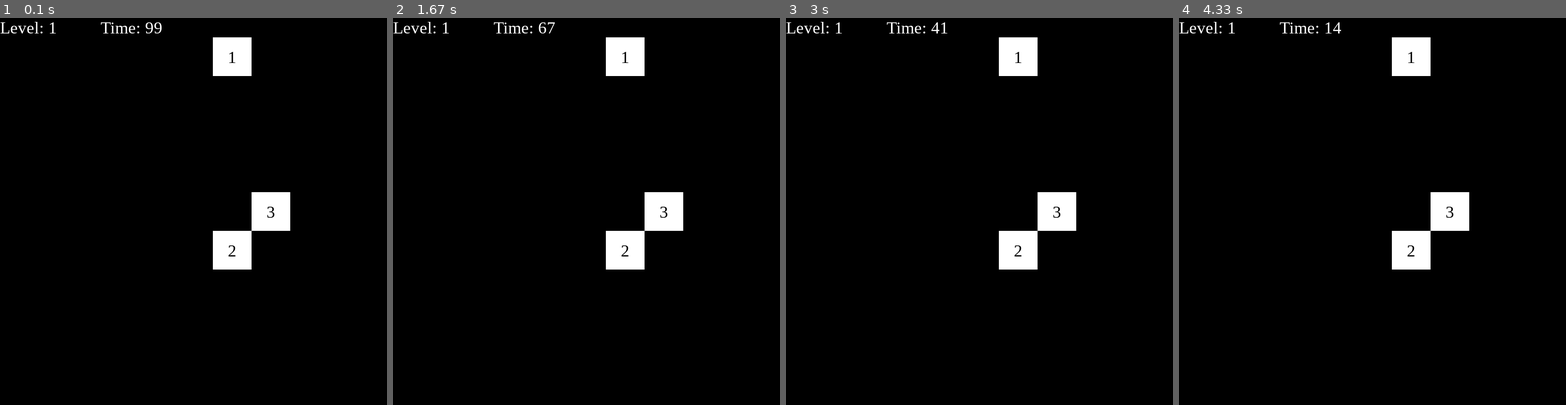
Above: before the commit, frames 1-4 (left to right).
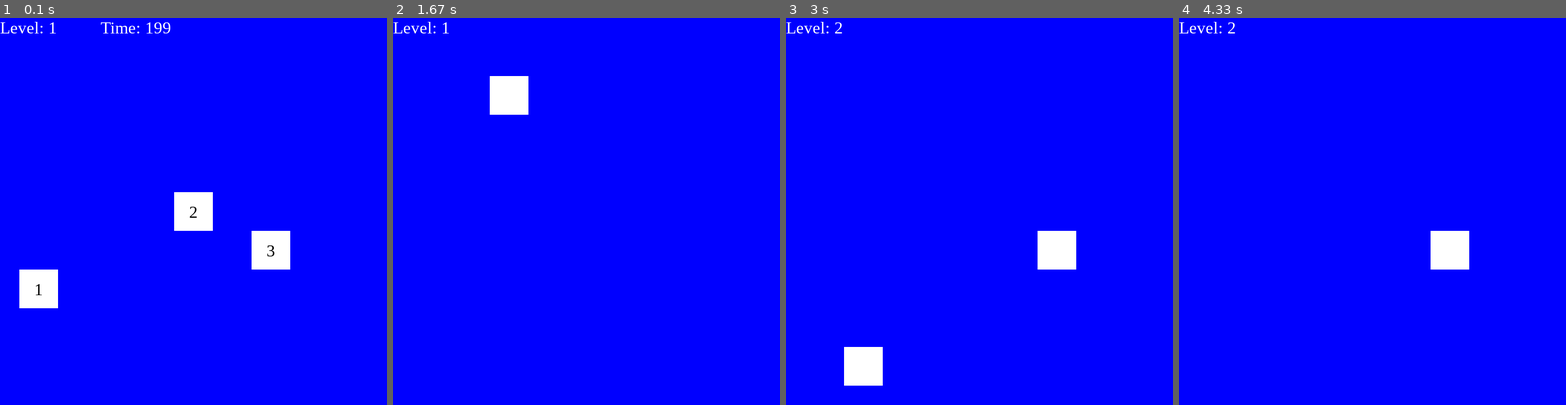
Above: after the commit, the same moments.

Repository: Coding-Tom-1405/PIC16B-Group-Project
Game: pygame game, started from pygame.py
Two runs of this game, one before a commit and one after it. Both use one fixed random seed, a clock stepped at 60 frames per second and the inputs below.
Inputs (mouse positions are in pixels of both pictures, inside the frame that each line leads up to):
- Up to frame 1 (0.1 s): no input
- Up to frame 2 (1.67 s): click (586, 211) at 0.4 s; click (509, 327) at 1.27 s; click (431, 172) at 1.58 s
- Up to frame 3 (3 s): click (902, 95) at 1.9 s; click (979, 257) at 2.23 s; click (824, 327) at 2.67 s
- Up to frame 4 (4.33 s): click (1256, 366) at 3.05 s

The runs differ from the first frame. In frame 1, 100% of the frame differs, in the area x 0-100%, y 0-100%; in frame 2, 100%; in frame 3, 100%; in frame 4, 100%.

Commit message:
Update pygame.py

Diff:
--- a/pygame.py
+++ b/pygame.py
@@ -4,36 +4,54 @@
 import os
 
 # all the possible positions for the numbers
-pos = [(x, y) for x in range(1, 8) for y in range(1, 8)]
-# print(pos)
-# print(pos.pop(pos.index(random.choice(pos))))
-# print(pos)
+coord = [(x, y) for x in range(1, 10) for y in range(1, 10)]
+original_coord = coord[:]
 
 def game_init():
     global screen, font
 
     pygame.init()
-    size = w, h = 800, 800
-    screen = pygame.display.set_mode((size))
-    pygame.display.set_caption("Chimp Test")
+    screen = pygame.display.set_mode((800, 800))
+    pygame.display.set_caption("Chimp Memory Test")
     font = pygame.font.SysFont("Times New Roman", 35)
-    color = (255, 0, 0)
 
     # Changing surface color
-    screen.fill(color)
-    pygame.display.flip()
+    screen.fill((0,0,255))
+#     pygame.display.flip()
 
 
 class Square(pygame.sprite.Sprite):
-    def __init__(self, number):
+
+    def __init__(self, number, make_image=True):
         super(Square, self).__init__()
         self.number = number
+        if make_image:
+            self.make_image()
+
+
+    def update(self):
+
         self.make_image()
+        screen.blit(self.image, (self.x, self.y))
+
+
+    def random_coord(self):
+
+        global coord  # Access the global pos list
+
+        if not coord:
+            # Regenerate pos list if it's empty
+            coord.extend(original_coord)
+        coordinates = random.choice(coord)
+        x, y = coordinates
+        coord.remove(coordinates)  # Remove the chosen position from the list
+        x = x * 80
+        y = y * 80
+        return x, y
 
     def make_image(self):
         global font
-
-        self.x, self.y = self.random_pos()
+        self.x, self.y = self.random_coord()
         self.image = pygame.Surface((80, 80))
         self.image.fill((255, 255, 255))
         self.rect = self.image.get_rect()
@@ -43,73 +61,65 @@
         text_rect = self.text.get_rect(center=(80 // 2, 80 // 2))
         self.image.blit(self.text, text_rect)
 
-    def update(self):
-        self.make_image()
-        screen.blit(self.image, (self.x, self.y))
-
-    def random_pos(self):
-        position = random.choice(pos)
-        x, y = position
-        pos.pop(pos.index(position))
-        # x = random.randrange(0, 16)
-        # y = random.randrange(0, 16)
-        x = x * 80
-        y = y * 80
-
-        return x, y
-
-
-
-g = pygame.sprite.Group()
-num_order = []
+square_group = pygame.sprite.Group()
+num_list = []
 level = 1
+incorrect_guesses = 0
 # This covers the numbers...
 bgd = pygame.Surface((80, 80))
-# bgd.fill((255, 0, 0))
-
+# sprite_coordinate = []
 
 def hide_cards():
-    for sprite in g:
+    for sprite in square_group:
         bgd.fill((255, 255, 255))
         sprite.image.blit(bgd, (0, 0))
-
-
-def mouse_collision(sprite):
-    global num_order, level, counter_on, max_count, cards_visible
-
+def reset_coord():
+    global coord, original_coord
+    coord = original_coord[:]  # Reset pos to its original state
+
+
+
+def memory(sprite):
+    global num_list, level, timer_on, max_timer, cards_visible, incorrect_guesses, loop
     # Check the collision only when conter is off
     x, y = pygame.mouse.get_pos()
     if sprite.rect.collidepoint(x, y):
-        # bgd.fill((0, 255, 0))
-        # sprite.image.blit(bgd, (0, 0))
-        num_order.append(sprite.number)
+#         play()#"click")
+        num_list.append(sprite.number)
         sprite.rect = pygame.Rect(-80, -80, 80, 80)
 
         # Check if you are wrong as you type
-        if sprite.number != str(len(num_order)):
-            num_order = []
-            counter_on = 1
-            # pygame.mouse.set_visible(False)
-            g.update()
-            bgd.fill((255, 0, 0))
+        if sprite.number != str(len(num_list)):
+            print(str(level))
+            print("incorrect")
+            reset_coord()
+            incorrect_guesses += 1
+            if incorrect_guesses >= 3:
+                loop = 0  # Terminate the game loop
+            num_list = []
+            timer_on = 1
+            square_group.update()
             screen.fill((255, 0, 0))  # Fill the screen with red color
-            pygame.display.flip()  # Update the display to show the green screen
-            pygame.time.wait(500)  # Wait for 200 milliseconds
-            screen.fill((0, 0, 0))  # Fill the screen with black color again
-            pygame.display.flip()  # Update the display to show the black screen
-
-    if len(num_order) == len(g):
-        print("fine")
-        print(num_order)
+            pygame.display.flip()  # Update the display
+            pygame.time.wait(500)  # Wait for 500 milliseconds
+
+
+
+
+
+    if len(num_list) == len(square_group):
         # =========================== YOU GUESSED ==========
-        win = num_order == [str(s.number) for s in g]
+        win = num_list == [str(squares.number) for squares in square_group]
         if win:
+            print(str(level))
             level += 1
-            print(str(level))
-            num_order = []
-            g.add(Square(len(g) + 1))
-            counter_on = 1
-            max_count = max_count + 10
+            print("correct")
+            reset_coord()
+
+            num_list = []
+            square_group.add(Square(len(square_group) + 1, make_image = False))
+            timer_on = 1
+            max_timer += 10
             cards_visible = 1
             bgd.fill((255,0,0))
             screen.fill((0, 255, 0))  # Fill the screen with green color
@@ -117,60 +127,111 @@
             pygame.time.wait(500)  # Wait for 200 milliseconds
             screen.fill((0, 0, 0))  # Fill the screen with black color again
             pygame.display.flip()  # Update the display to show the black screen
+
+
         else:
-            num_order = []
-            counter_on = 1
+            print(str(level))
+            print("incorrect")
+            reset_coord()
+            incorrect_guesses += 1
+            if incorrect_guesses >= 3:
+                loop = 0  # Terminate the game loop
+            num_list = []
+            timer_on = 1
             cards_visible = 1
-            # pygame.mouse.set_visible(False)
-            bgd.fill((255,0,0))
-        g.update()
-        screen.fill((0,0,0))
-
+            screen.fill((255, 0, 0))  # Fill the screen with red color
+
+        square_group.update()
+        print("-"*25)
+        screen.fill((0, 0, 0))  # Fill the screen with black color
+
+
+
+######################
+#     sound          #
+######################
+def init():
+    "Initializing pygame and mixer"
+#     pygame.mixer.pre_init(44100, -16, 1, 512)
+    pygame.init()
+#     pygame.mixer.quit()
+#     pygame.mixer.init(22050, -16, 2, 512)
+#     pygame.mixer.set_num_channels(32)
+    # Load all sounds
+#     lsounds = glob("sounds\\*.mp3")
+#     print(lsounds)
+#     # Dictionary with all sounds, keys are the name of wav
+#     sounds = {}
+#     for sound in lsounds:
+#         sounds[sound.split("\\")[1][:-4]] = pygame.mixer.Sound(f"{sound}")
+#     return sounds
+# =========================== ([ sounds ]) ============
+
+# sounds = init()
+
+# base = pygame.mixer.music
+# def soundtrack(filename, stop=0):
+#     "This load a base from sounds directory"
+#     base.load(filename)
+#     if stop == 1:
+#         base.stop()
+#     else:
+#         base.play(-1)
+
+#def play():#sound):
+#     pygame.mixer.Sound.play(sounds[sound])
+    return None
 def squares_init():
     for i in range(1, 4):
-        g.add(Square(i))
+        square_group.add(Square(i))
 
 counter = 0
-counter_on = 1
-max_count = 100
+timer_on = 1
+max_timer = 200
 cards_visible = 1
 
-def get_maxscore() -> int:
-    filename = "maxscore.txt"
+def get_maxlevel() -> int:
+    filename = "maxlevel.txt"
     if filename in os.listdir():
         with open(filename, "r") as file:
-            val = file.read()
-            if val == "":
-                maxscore = 0
+            leader = file.read()
+            if leader == "":
+                maxlevel = 0
             else:
-                maxscore = int(val)
+                maxlevel = int(leader)
     else:
-        maxscore = 0
-    return maxscore
-
-def set_score(maxscore) -> None:
-
-    with open("maxscore.txt", "w") as file:
-        file.write(str(maxscore))
-maxscore = get_maxscore()
+        maxlevel = 0
+    return maxlevel
+
+def set_maxlevel(maxlevel) -> None:
+    with open("maxlevel.txt", "w") as file:
+        file.write(str(maxlevel))
+
+def update_maxlevel(level):
+    maxlevel = get_maxlevel()
+    if level > maxlevel:
+        set_maxlevel(level)
 
 def main():
-    global counter_on, counter, max_count, cards_visible
+    global timer_on, counter, max_timer, cards_visible, loop
 
     game_init()
     squares_init()
     clock = pygame.time.Clock()
+
     loop = 1
     # pygame.mouse.set_visible(False)
 #     soundtrack("sounds/soave.ogg")
     while loop:
-        screen.fill((0, 0, 0))
+        screen.fill((0,0,255))
         text = font.render("Level: " + str(level), 1, (255, 255, 255))
         screen.blit(text, (0, 0))
-        if counter_on:
-            text = font.render(" Time: " + str(max_count - counter), 1, (255, 255, 255))
+        if timer_on:
+            text = font.render(" Time: " + str(max_timer - counter), 1, (255, 255, 255))
             screen.blit(text, (200, 0))
             counter += 1
+#             if counter % 4 == 0:
+#                 play()#"click")
         for event in pygame.event.get():
             # ========================================= QUIT
             if event.type == pygame.QUIT:
@@ -178,24 +239,23 @@
             if event.type == pygame.KEYDOWN:
                 if event.key == pygame.K_s:
                     loop = 0
-                    screen.fill((0,0,0))
             if event.type == pygame.MOUSEBUTTONDOWN:
                 # Click mouse and stop the timer and hide the cards
-                for s in g:
-                    if s.rect.collidepoint(event.pos):
+                for squares in square_group:
+                    if squares.rect.collidepoint(event.pos):
                         hide_cards()
                         cards_visible = 0
-                        counter_on = 0
+                        timer_on = 0
                         counter = 0
-                        mouse_collision(s)
-
-
-        g.draw(screen)
+                        memory(squares)
+
+
+        square_group.draw(screen)
         # Hides the number...
-        if counter == max_count:
-            hide_cards()
+        if counter == max_timer:
+#             hide_cards()
             counter = 0
-            counter_on = 0
+            timer_on = 0
 
                 # pygame.mouse.set_visible(True)
         pygame.display.update()
@@ -205,3 +265,4 @@
 
 
 main()
+update_maxlevel(level)
